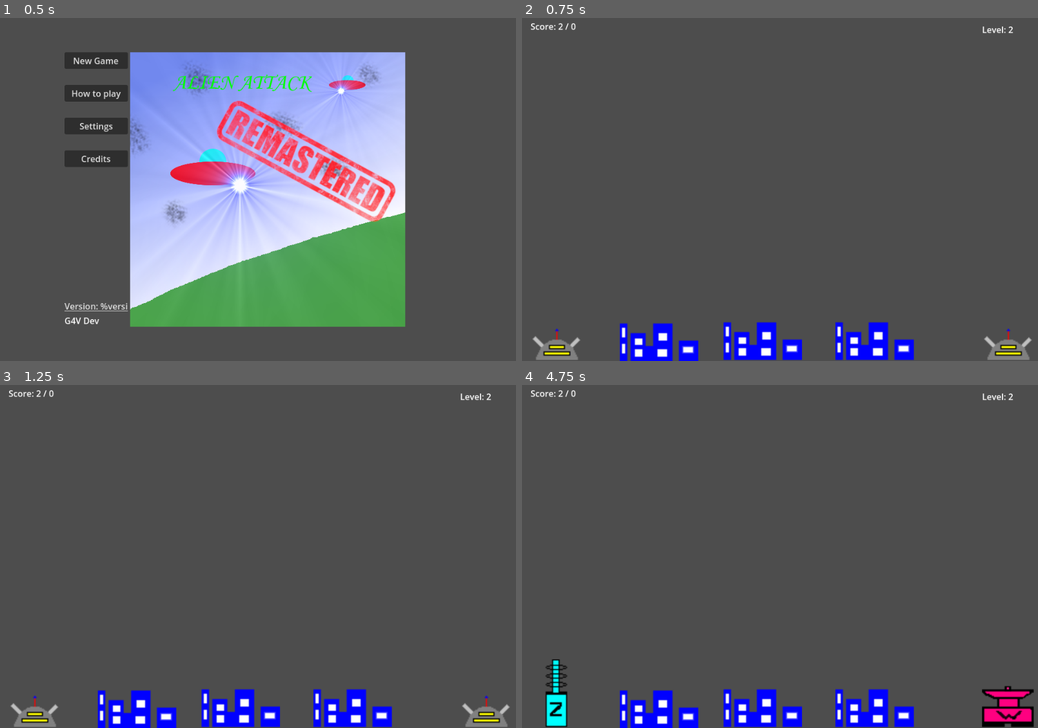
Above: before the commit, frames 1-4 (two rows, left to right).
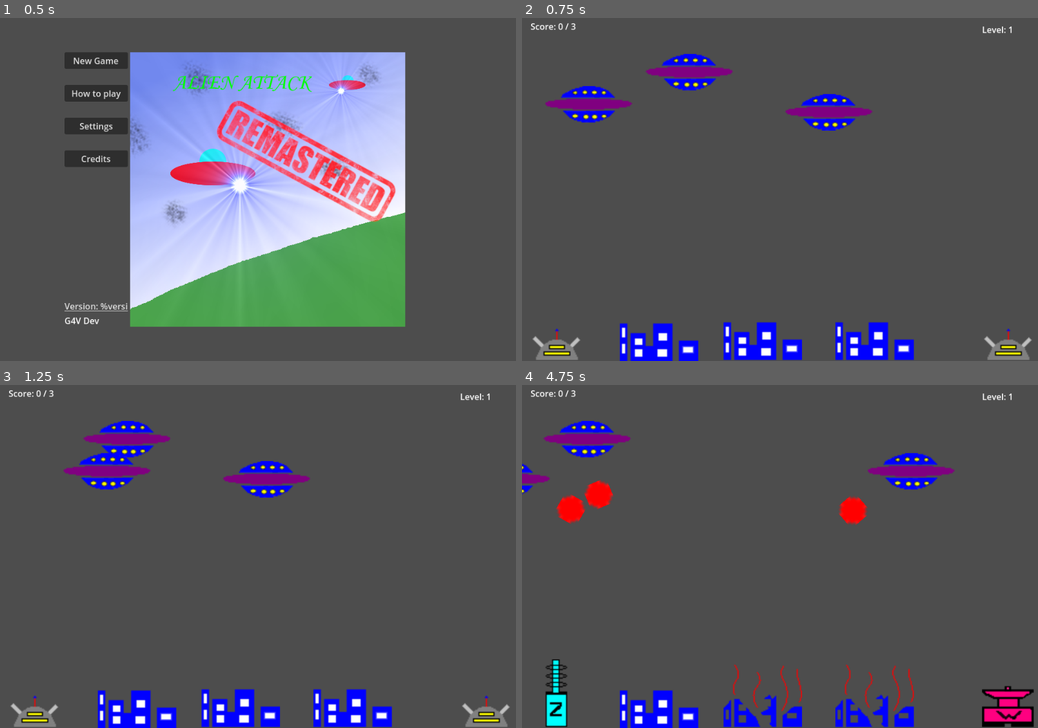
Above: after the commit, the same moments.

Repository: halkeye/AlienAttackGodot
Game: Godot game, scene res://scenes/menus/main_menu.tscn
Two runs of this game, one before a commit and one after it. Both use one fixed random seed, a clock stepped at 60 frames per second and the inputs below.
Inputs (mouse positions are in pixels of both pictures, inside the frame that each line leads up to):
- Up to frame 1 (0.5 s): no input
- Up to frame 2 (0.75 s): click "New Game" at 0.5 s
- Up to frame 3 (1.25 s): no input
- Up to frame 4 (4.75 s): click (558, 693) at 1.25 s; click (1007, 693) at 2 s; click (558, 693) at 2.75 s; click (1007, 693) at 3.5 s; click (558, 693) at 4.25 s

Frame 1 is identical in both runs. In frame 2, 3.1% of the frame differs, in the area x 4-96%, y 1-33%; in frame 3, 3.0%; in frame 4, 4.9%, in the area x 0-96%, y 1-100%.
Error before the commit: Parse Error: Preload file "res://scenes/round_success.tscn" does not exist. (res://scripts/main.gd:4)

Commit message:
Lets get rid of timers and make success/fail screens go somewhere with buttons

Diff:
--- a/scenes/main.tscn
+++ b/scenes/main.tscn
@@ -1,9 +1,11 @@
-[gd_scene load_steps=5 format=3 uid="uid://g0jaoevp4k4b"]
+[gd_scene load_steps=7 format=3 uid="uid://g0jaoevp4k4b"]
 
 [ext_resource type="Script" path="res://scripts/main.gd" id="1_ygm3h"]
 [ext_resource type="PackedScene" uid="uid://diqwmmt6lahvb" path="res://scenes/city.tscn" id="2_7k887"]
 [ext_resource type="PackedScene" uid="uid://cewvp34yjb0ko" path="res://scenes/components/label_value.tscn" id="3_4g6ch"]
 [ext_resource type="PackedScene" uid="uid://bqlch05ol3ig3" path="res://scenes/weapon.tscn" id="4_edgso"]
+[ext_resource type="PackedScene" uid="uid://holkv76xoupg" path="res://scenes/menus/round_success.tscn" id="5_o264q"]
+[ext_resource type="PackedScene" uid="uid://d388jsdulny51" path="res://scenes/menus/round_defeat.tscn" id="6_ou8ns"]
 
 [node name="MainGame" type="Node2D"]
 script = ExtResource("1_ygm3h")
@@ -56,5 +58,13 @@
 offset_bottom = 575.0
 scale = Vector2(2, 2)
 
-[connection signal="child_exiting_tree" from="." to="." method="_on_child_exiting_tree"]
-[connection signal="timeout" from="UFOFireTimer" to="." method="_on_ufo_fire_timer_timeout"]
+[node name="RoundSuccess" parent="." instance=ExtResource("5_o264q")]
+process_mode = 2
+visible = false
+
+[node name="RoundDefeat" parent="." instance=ExtResource("6_ou8ns")]
+process_mode = 2
+visible = false
+
+[connection signal="next_level" from="RoundSuccess" to="." method="_on_round_success_next_level"]
+[connection signal="back" from="RoundDefeat" to="." method="_on_round_defeat_back"]
--- /dev/null
+++ b/scenes/menus/round_defeat.gd
@@ -0,0 +1,6 @@
+extends CanvasLayer
+
+signal back
+
+func _on_back_btn_pressed():
+	back.emit()
--- a/scenes/menus/round_defeat.tscn
+++ b/scenes/menus/round_defeat.tscn
@@ -1,8 +1,26 @@
-[gd_scene load_steps=2 format=3 uid="uid://d388jsdulny51"]
+[gd_scene load_steps=4 format=3 uid="uid://d388jsdulny51"]
 
 [ext_resource type="Texture2D" uid="uid://c6grofh2qvfjv" path="res://artwork/splash/RoundDefeat.png" id="1_7hp67"]
+[ext_resource type="Script" path="res://scenes/menus/round_defeat.gd" id="1_s2eh3"]
 
-[node name="RoundDefeat" type="Node2D"]
+[sub_resource type="StyleBoxFlat" id="StyleBoxFlat_rir3v"]
+border_width_left = 5
+border_width_top = 5
+border_width_right = 5
+border_width_bottom = 5
+border_color = Color(0, 0, 0, 1)
+border_blend = true
+corner_radius_top_left = 5
+corner_radius_top_right = 5
+corner_radius_bottom_right = 5
+corner_radius_bottom_left = 5
+expand_margin_left = 12.0
+expand_margin_top = 12.0
+expand_margin_right = 12.0
+expand_margin_bottom = 12.0
+
+[node name="RoundDefeat" type="CanvasLayer"]
+script = ExtResource("1_s2eh3")
 
 [node name="BoxContainer" type="BoxContainer" parent="."]
 anchors_preset = 15
@@ -17,3 +35,16 @@
 position = Vector2(478, 320.5)
 scale = Vector2(1.912, 1.278)
 texture = ExtResource("1_7hp67")
+
+[node name="BackBtn" type="Button" parent="."]
+offset_left = 590.0
+offset_top = 57.0
+offset_right = 925.0
+offset_bottom = 155.0
+theme_override_colors/font_color = Color(0, 0, 0, 1)
+theme_override_colors/font_outline_color = Color(0.550293, 0.550293, 0.550293, 1)
+theme_override_font_sizes/font_size = 64
+theme_override_styles/normal = SubResource("StyleBoxFlat_rir3v")
+text = "Back"
+
+[connection signal="pressed" from="BackBtn" to="." method="_on_back_btn_pressed"]
--- a/scenes/menus/round_success.gd
+++ b/scenes/menus/round_success.gd
@@ -1,16 +1,6 @@
-extends Node2D
+extends CanvasLayer
 
-var MainScene = preload("res://scenes/main.tscn")
+signal next_level
 
-var timer = 5.0
-
-func _ready():
-	pass
-
-func _process(delta):
-	if timer > 0:
-		timer -= delta
-		$Label.text = "%0.2f" % [timer]
-	else:
-		Global.level += 1
-		get_tree().change_scene_to_packed(MainScene)
+func _on_label_pressed():
+	next_level.emit()
--- a/scenes/menus/round_success.tscn
+++ b/scenes/menus/round_success.tscn
@@ -19,7 +19,7 @@
 expand_margin_right = 12.0
 expand_margin_bottom = 12.0
 
-[node name="Node2D" type="Node2D"]
+[node name="RoundSuccess" type="CanvasLayer"]
 script = ExtResource("1_wobga")
 
 [node name="BoxContainer" type="BoxContainer" parent="."]
@@ -36,14 +36,15 @@
 scale = Vector2(1.912, 1.278)
 texture = ExtResource("1_y7oms")
 
-[node name="Label" type="Label" parent="."]
-offset_left = 483.0
-offset_top = 324.0
-offset_right = 567.0
-offset_bottom = 422.0
+[node name="NextLevelBtn" type="Button" parent="."]
+offset_left = 452.0
+offset_top = 507.0
+offset_right = 787.0
+offset_bottom = 605.0
 theme_override_colors/font_color = Color(0, 0, 0, 1)
-theme_override_colors/font_shadow_color = Color(0.550293, 0.550293, 0.550293, 1)
 theme_override_colors/font_outline_color = Color(0.550293, 0.550293, 0.550293, 1)
 theme_override_font_sizes/font_size = 64
 theme_override_styles/normal = SubResource("StyleBoxFlat_en71i")
-text = "60"
+text = "Next Level"
+
+[connection signal="pressed" from="NextLevelBtn" to="." method="_on_label_pressed"]
--- a/scenes/ufo.tscn
+++ b/scenes/ufo.tscn
@@ -5,7 +5,7 @@
 [ext_resource type="Texture2D" uid="uid://bhh6wls5np1ja" path="res://sprites/ufo/burn.png" id="3_u4t8o"]
 [ext_resource type="Texture2D" uid="uid://dutnfcox0gryp" path="res://sprites/ufo/exploded.png" id="4_a3rep"]
 [ext_resource type="Texture2D" uid="uid://bwh7ovltugoyo" path="res://sprites/ufo/zapped.png" id="5_2u2yt"]
-[ext_resource type="PackedScene" uid="uid://bomdoabrv0eno" path="res://scenes/components/health_component.tscn" id="6_ldj7d"]
+[ext_resource type="Script" path="res://scripts/components/health_component.gd" id="6_wrrg7"]
 
 [sub_resource type="CapsuleShape2D" id="CapsuleShape2D_12iq2"]
 radius = 17.0
@@ -45,7 +45,9 @@
 wait_time = 2.0
 autostart = true
 
-[node name="HealthComponent" parent="." instance=ExtResource("6_ldj7d")]
+[node name="HealthComponent" type="Node" parent="."]
+unique_name_in_owner = true
+script = ExtResource("6_wrrg7")
 
 [connection signal="area_entered" from="." to="." method="_on_area_entered"]
 [connection signal="screen_exited" from="VisibleOnScreenNotifier2D" to="." method="_on_visible_on_screen_notifier_2d_screen_exited"]
--- a/scripts/main.gd
+++ b/scripts/main.gd
@@ -1,49 +1,45 @@
 extends Node2D
 class_name MainScene
 
-var round_success_scene = preload("res://scenes/round_success.tscn")
-var round_defeat_scene = preload("res://scenes/round_defeat.tscn")
 var ufo_scene = preload("res://scenes/ufo.tscn")
 
 @onready var screensize = get_viewport_rect().size
 @onready var scoreLabel = $Score
 @onready var levelLabel = $Level
 
-@export var level = 1
-@export var score = 0
-var level_score = 0
+var level = 1
+var score = 0
 
 const UFOS_PER_LEVEL: int = 3
 
 func gen_random_pos():
-	var x = randf_range(60, screensize.x-60)
-	var y = randf_range(60, screensize.y / 2)
+	var x = randf_range(60, screensize.x - 60)
+	var y = randf_range(60, screensize.y / 3)
 	return Vector2(x, y)
 
 func create_ufo():
-	var ufo = ufo_scene.instantiate()
+	var ufo = ufo_scene.instantiate() as UFO
 	ufo.position = gen_random_pos()
 	ufo.scale = Vector2(2, 2)
 	ufo.add_to_group("ufos")
+	if !ufo.health_depleted.is_connected(_on_ufo_health_depleted):
+		ufo.health_depleted.connect(_on_ufo_health_depleted)
 	add_child(ufo)
 
 func _ready():
-	request_ready()
-
-	var num_ufos = UFOS_PER_LEVEL * level
-	print("Creating %d ufos" % [num_ufos])
-	for ufo_idx in num_ufos:
-		create_ufo()
-
-	for ufo in get_tree().get_nodes_in_group("ufos"):
-		ufo.health_depleted.connect(_on_ufo_health_depleted)
+	create_ufos()
 
 	for city in get_tree().get_nodes_in_group("cities"):
 		city.health_depleted.connect(_on_city_health_depleted)
 
+func create_ufos():
+	var num_ufos = UFOS_PER_LEVEL * level
+	for ufo_idx in num_ufos:
+		create_ufo()
+
 func _process(_delta):
 	if scoreLabel:
-		scoreLabel.values = [score, score_goal(level)]
+		scoreLabel.values = [score, MainScene.score_goal(level)]
 	if levelLabel:
 		levelLabel.values = [level]
 
@@ -59,6 +55,12 @@
 
 func _on_ufo_health_depleted(_ufo: UFO):
 	score += 1
+	var all_ufos = get_tree().get_nodes_in_group("ufos")
+	var alive_ufos = all_ufos.filter(func(ufo: UFO): return !ufo.is_dead())
+	# No more ufos left on this level (aka last one)
+	if alive_ufos.size() == 0:
+		get_tree().paused = true
+		$RoundSuccess.show()
 
 func _on_city_health_depleted(_city: City):
 	var cities_alive = false
@@ -66,18 +68,25 @@
 		if !city.is_dead():
 			cities_alive = true
 	if !cities_alive:
-		get_tree().change_scene_to_packed(round_defeat_scene)
+		get_tree().paused = true
+		$RoundDefeat.show()
 
-func score_goal(level: int):
-	return level * UFOS_PER_LEVEL
+static func score_goal(target_level: int):
+	var total = 0
+	for lvl in range(1, target_level+1):
+		total += lvl * UFOS_PER_LEVEL
+	return total
 
-func _on_child_exiting_tree(node):
-	if node is UFO:
-		# No more ufos left on this level (aka last one)
-		if get_tree().get_nodes_in_group("ufos").size() == 1:
-			get_tree().change_scene_to_packed(round_success_scene)
-			## TODO -
-				# Popup success message
-				# Click continue
-				# reset score and stuff
-				# _ready
+func _on_round_success_next_level():
+	# make sure they are all cleared off the screen before starting next round
+	get_tree().call_group("ufos", "queue_free")
+
+	$RoundSuccess.hide()
+	get_tree().paused = false
+	level += 1
+	create_ufos()
+
+
+func _on_round_defeat_back():
+	get_tree().paused = false
+	get_tree().change_scene_to_packed(load("res://scenes/menus/main_menu.tscn"))
--- a/scripts/ufo.gd
+++ b/scripts/ufo.gd
@@ -4,6 +4,7 @@
 @onready var screensize = get_viewport_rect().size
 
 var bullet_scene = preload("res://scenes/bullet.tscn")
+@onready var health_component : HealthComponent = %HealthComponent
 
 signal health_depleted(ufo: UFO)
 
@@ -33,13 +34,13 @@
 	pass
 
 func damage(amount: int = 1) -> bool:
-	return $HealthComponent.damage(amount)
+	return health_component.damage(amount)
 
 func is_dead() -> bool:
-	return $HealthComponent.is_dead()
+	return health_component.is_dead()
 
 func fire(pos: Vector2):
-	if $HealthComponent.is_dead():
+	if health_component.is_dead():
 		return
 
 	var bullet = bullet_scene.instantiate() as Bullet
@@ -52,7 +53,7 @@
 func reverse():
 	speed = -1 * speed
 	velocity = Vector2(speed, 0)
-	if $HealthComponent.is_dead():
+	if health_component.is_dead():
 		queue_free()
 
 func set_on_fire():
@@ -77,7 +78,7 @@
 	sprite.show()
 
 func _on_ufo_fire_timer_timeout():
-	if $HealthComponent.is_dead():
+	if health_component.is_dead():
 		return
 
 	if is_on_fire():
